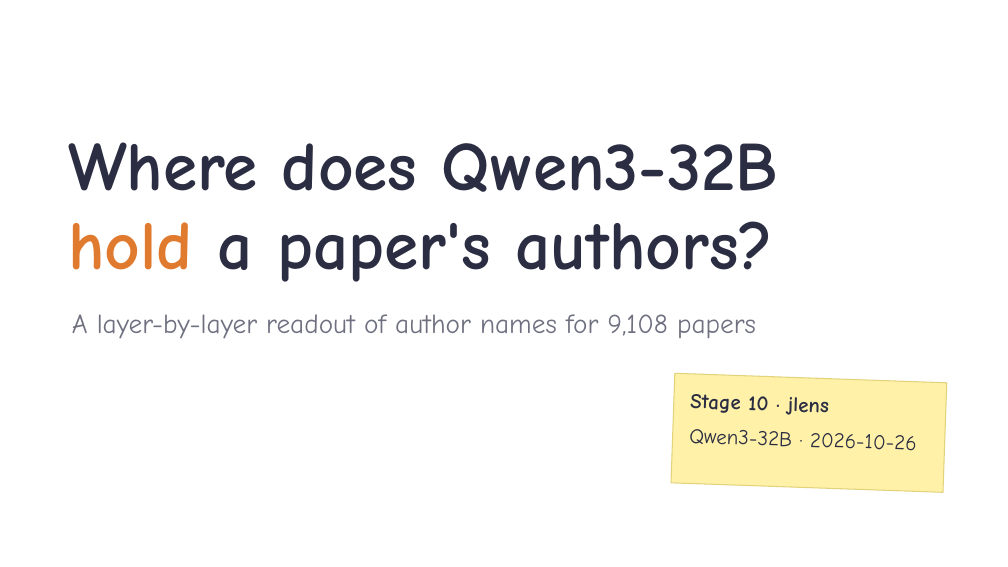
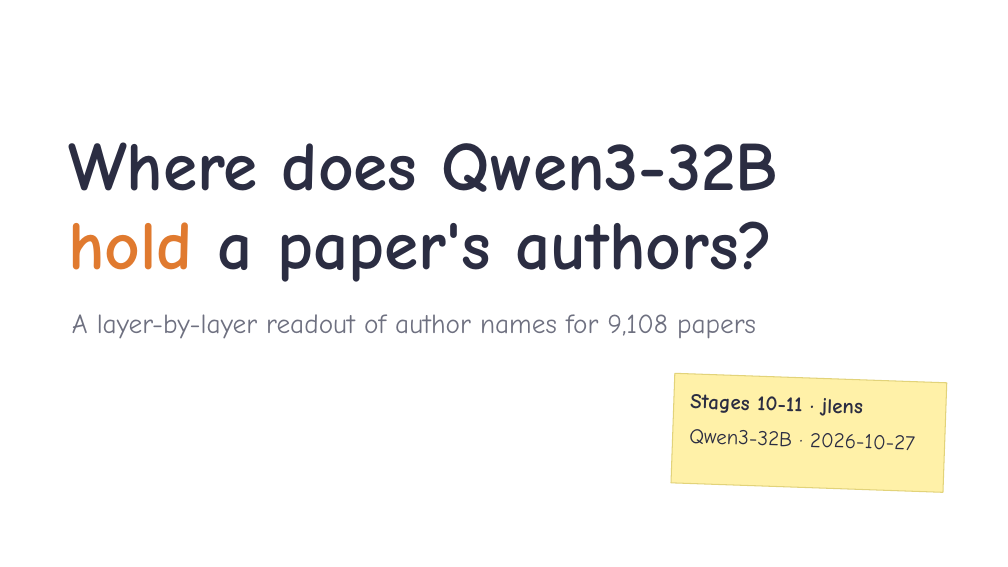
Before and after one commit to ZhiQ1/jlens-authorship-recall, a slide deck: slide 1 of experiment_files/351_stage10/reports/talk/Stage10_author_readout_talk.pptx. Drawn at 1008x567 pixels with LibreOffice and Linux fonts; fonts in the diff are those of the drawing; background and template pictures are left out. Boxes give left, top, right and bottom in pixels: in the first picture for what was removed or moved away, otherwise in the second. Text is boxed around its words. In the diff, an @@ line names an element or a change of style, - is before the commit and + after.

Commit message:
Report and talk: data provenance, label and lens-fitting details, Stage 11 design details, read-early/spoken-late wording; Stage 12 fit takeover

```diff
--- a/experiment_files/351_stage10/reports/talk/Stage10_author_readout_talk.pptx
+++ b/experiment_files/351_stage10/reports/talk/Stage10_author_readout_talk.pptx
@@ text in rectangle at [689,394,915,450]: text changed @@
-Stage 10 · jlens
-Qwen3-32B · 2026-10-26
+Stages 10-11 · jlens
+Qwen3-32B · 2026-10-27
```
Also in this commit, not shown: 6 other slides changed, 2 slides added, 5 other files.
